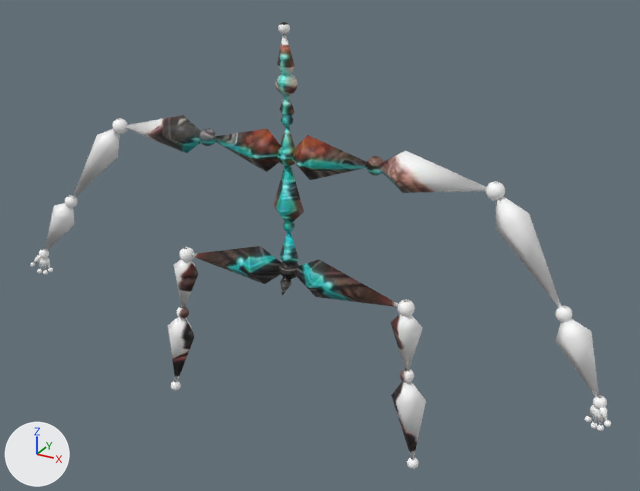
The Blender file outputs/creature_dwarf/creature_rigged.blend, before and after one commit.
One viewpoint serves both versions: a 50 mm camera at (1.41, -2.36, 1.93) aimed at (0.1, 0.03, 0.74). The lights are fixed; the arrows at lower left show +X, +Y and +Z. The first picture is the older version.

Script lines for the objects in view, before the commit:
```python
me_mesh_creaturerig = bpy.data.meshes.new('Mesh_CreatureRig')
me_mesh_creaturerig.from_pydata(...)  # 2576 vertices, 4928 faces; spans x -1.12..1.12, y -0.12..0.08, z 0.02..1.47
me_mesh_creaturerig.materials.append(mat_creaturematerial)  # picture img_creature_diffuse_png_001
ob_character_mesh = bpy.data.objects.new('Character_Mesh', me_mesh_creaturerig)
ob_character_mesh.location = (0.0, 0.0, 0.0)
```
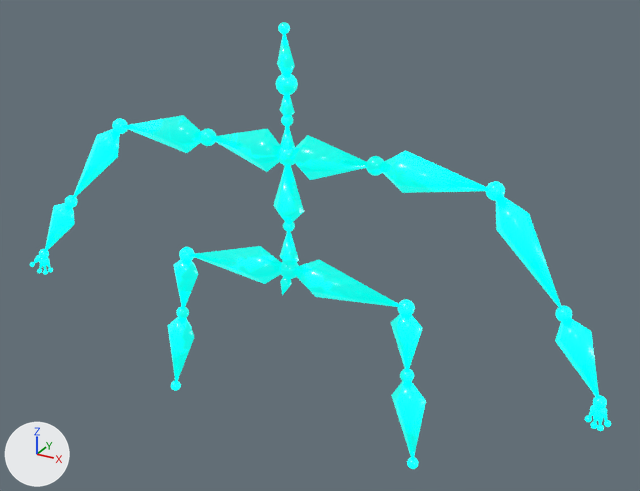
Changed parts and their boxes (x1, y1, x2, y2) in the pictures (640 x 491 px):
'Character_Mesh', recoloured: (30, 22, 611, 469) in both

Edits to the bpy script that builds the scene:
```text
Add img_creature_diffuse_png:
    img_creature_diffuse_png = load_image('creature_diffuse.png', '_unpacked/creature_diffuse.png', 512, 512, 'sRGB')
Add mat_cyan_luminous_skeletal_material:
    mat_cyan_luminous_skeletal_material = bpy.data.materials.new('Cyan_Luminous_Skeletal_Material')
    # colours: cyan #00f3e5, cyan #00ffed
    # uses the picture img_creature_diffuse_png
Change me_mesh_creaturerig:
    where me_mesh_creaturerig.from_pydata(...)  # 2576 vertices, 4928 faces; spans x -1.12..1.12, y -0.12..0.08, z 0.02..1.47
    remove me_mesh_creaturerig.materials.append(mat_creaturematerial)  # picture img_creature_diffuse_png_001
    add me_mesh_creaturerig.materials.append(mat_cyan_luminous_skeletal_material)
```
